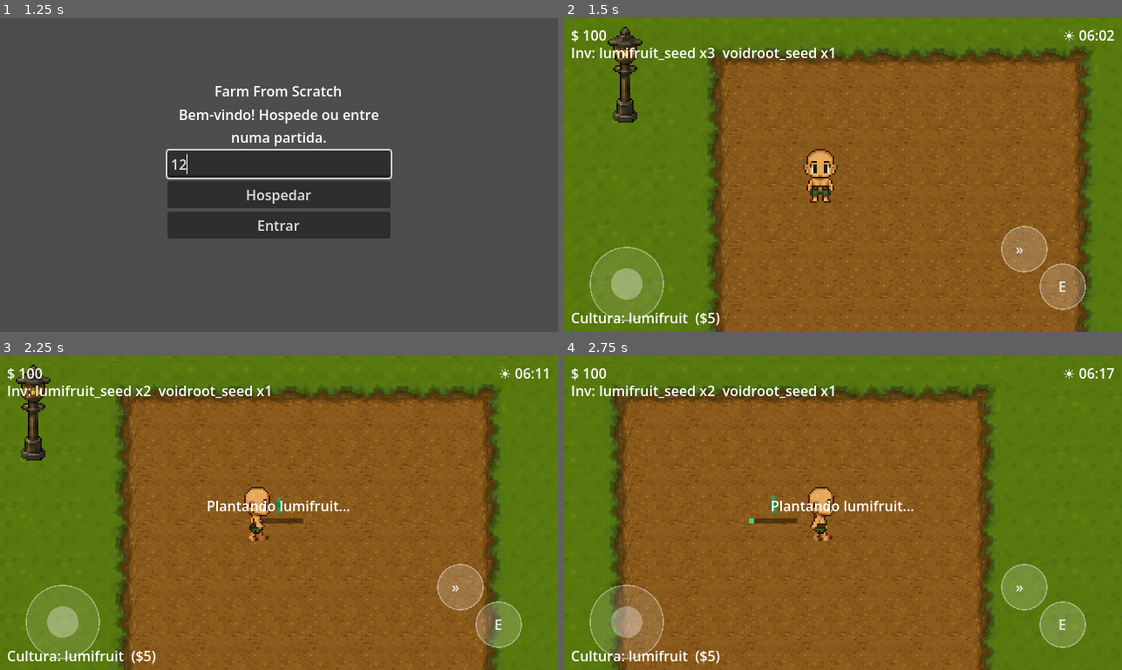
Above: before the commit, frames 1-4 (two rows, left to right).
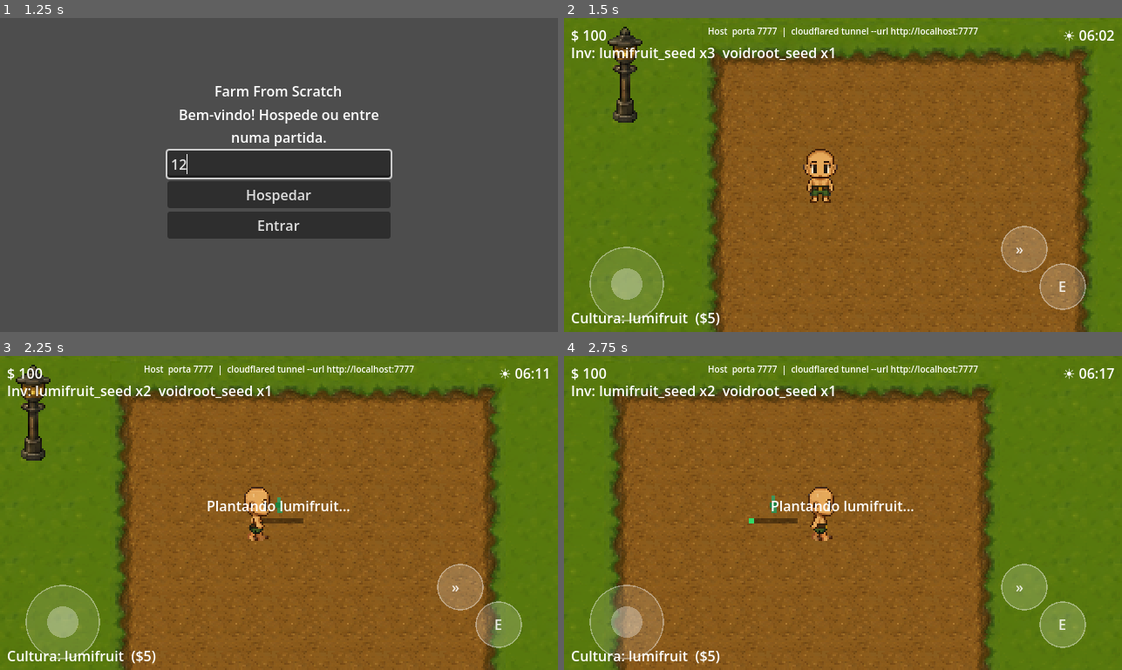
Above: after the commit, the same moments.

Repository: BrunoKagami/farm-from-scratch
Game: Godot game, scene res://scenes/Lobby.tscn
Same seed, same stepped clock (60 frames per second), same inputs: the game is played once before the commit and once after it.
Inputs (mouse positions are in pixels of both pictures, inside the frame that each line leads up to):
- Up to frame 1 (1.25 s): click (279, 165) at 0.52 s; type "12" at 0.6 s
- Up to frame 2 (1.5 s): click "Hospedar" at 1.25 s
- Up to frame 3 (2.25 s): tap Enter at 2 s; move the mouse to (401, 497) at 2.02 s; hold Right (ui_right) from 2.03 s (still down); hold E (interact) from 2.03 s (still down); click (401, 497) at 2.17 s
- Up to frame 4 (2.75 s): keep holding Right (ui_right); keep holding E (interact)

Frame 1 is identical in both runs. In frame 2, 0.5% of the frame differs, in the area x 25-75%, y 3-7%; in frame 3, 0.5%; in frame 4, 0.5%.

Commit message:
feat: show tunnel info in HUD for host only

Diff:
--- a/scenes/World.tscn
+++ b/scenes/World.tscn
@@ -210,6 +210,18 @@
 horizontal_alignment = 2
 text = "☀ 06:00"
 
+[node name="TunnelLabel" type="Label" parent="HUD"]
+anchors_preset = 5
+anchor_left = 0.5
+anchor_right = 0.5
+offset_left = -300.0
+offset_top = 8.0
+offset_right = 300.0
+offset_bottom = 22.0
+horizontal_alignment = 1
+visible = false
+theme_override_font_sizes/font_size = 10
+
 [node name="ShopPanel" type="PanelContainer" parent="HUD"]
 visible = false
 anchors_preset = 8
--- a/scripts/HUD.gd
+++ b/scripts/HUD.gd
@@ -1,16 +1,20 @@
 extends CanvasLayer
 
-@onready var money_label: Label = $MoneyLabel
-@onready var inv_label: Label   = $InvLabel
-@onready var crop_label: Label  = $CropLabel
-@onready var clock_label: Label = $ClockLabel
-@onready var msg_label: Label   = $MsgLabel
+@onready var money_label: Label  = $MoneyLabel
+@onready var inv_label: Label    = $InvLabel
+@onready var crop_label: Label   = $CropLabel
+@onready var clock_label: Label  = $ClockLabel
+@onready var msg_label: Label    = $MsgLabel
+@onready var tunnel_label: Label = $TunnelLabel
 
 func _ready() -> void:
 	GameManager.money_changed.connect(_on_money_changed)
 	_on_money_changed(GameManager.money)
 	refresh_inv()
 	refresh_crop("lumifruit")
+	tunnel_label.visible = multiplayer.is_server()
+	if multiplayer.is_server():
+		tunnel_label.text = "Host  porta 7777  |  cloudflared tunnel --url http://localhost:7777"
 
 func _on_money_changed(amount: int) -> void:
 	money_label.text = "$ %d" % amount
